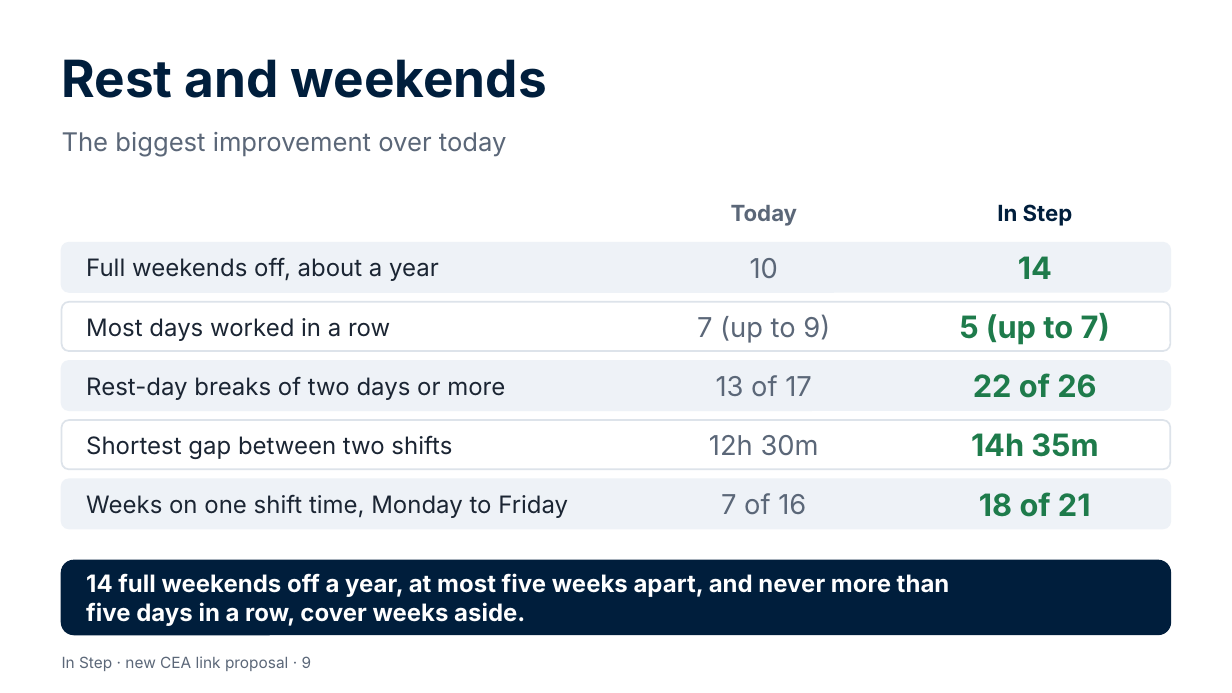
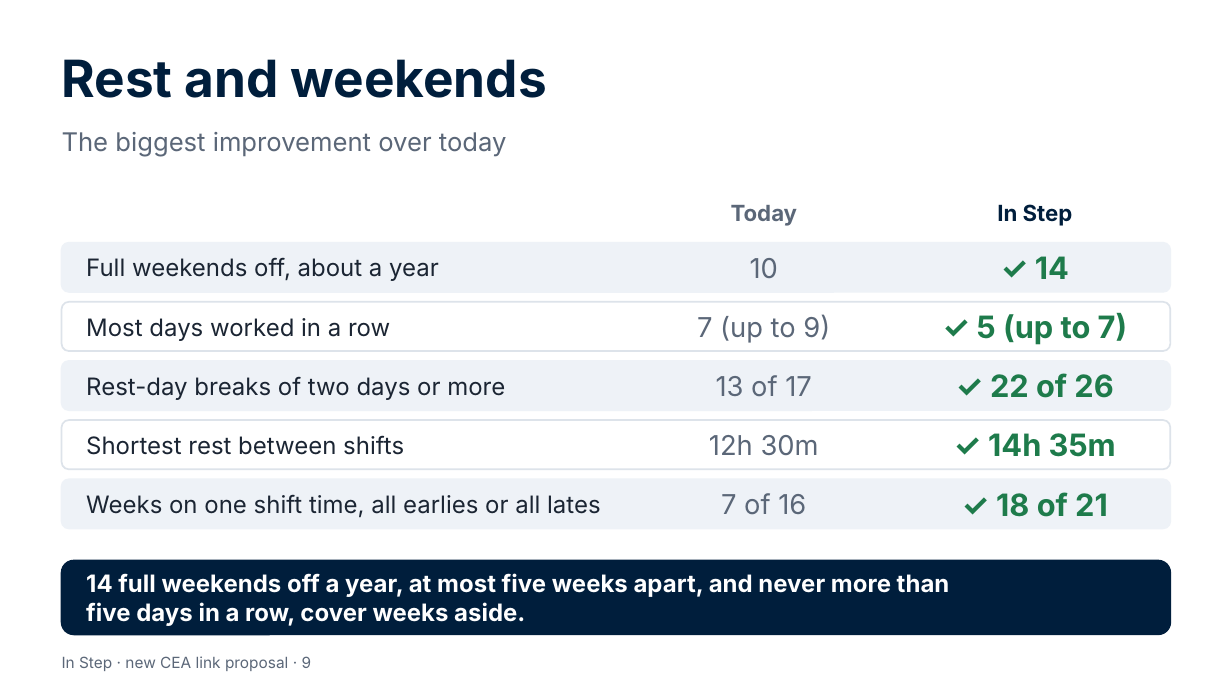
Before and after one commit to Garethdavidmiller/roster-app, a slide deck: slide 9 of docs/links-26/presentations/In-Step-for-colleagues.pptx. Drawn at 1232x693 pixels with LibreOffice and Linux fonts; fonts in the diff are those of the drawing. Boxes give left, top, right and bottom in pixels: in the first picture for what was removed or moved away, otherwise in the second. Text is boxed around its words. In the diff, an @@ line names an element or a change of style, - is before the commit and + after.

```diff
--- a/docs/links-26/presentations/In-Step-for-colleagues.pptx
+++ b/docs/links-26/presentations/In-Step-for-colleagues.pptx
@@ text at (1035,256,1069,279): text changed @@
-14
+✓ 14
@@ text at (977,312,1127,345): text changed @@
-5 (up to 7)
+✓ 5 (up to 7)
@@ text at (990,373,1113,398): text changed @@
-22 of 26
+✓ 22 of 26
@@ text at (86,435,404,455): text changed @@
-Shortest gap between two shifts
+Shortest rest between shifts
@@ text at (988,433,1116,457): text changed @@
-14h 35m
+✓ 14h 35m
@@ text at (86,494,601,518): text changed @@
-Weeks on one shift time, Monday to Friday
+Weeks on one shift time, all earlies or all lates
@@ text at (996,492,1108,517): text changed @@
-18 of 21
+✓ 18 of 21
```
Also in this commit, not shown: 12 other slides changed, 56 other files.
